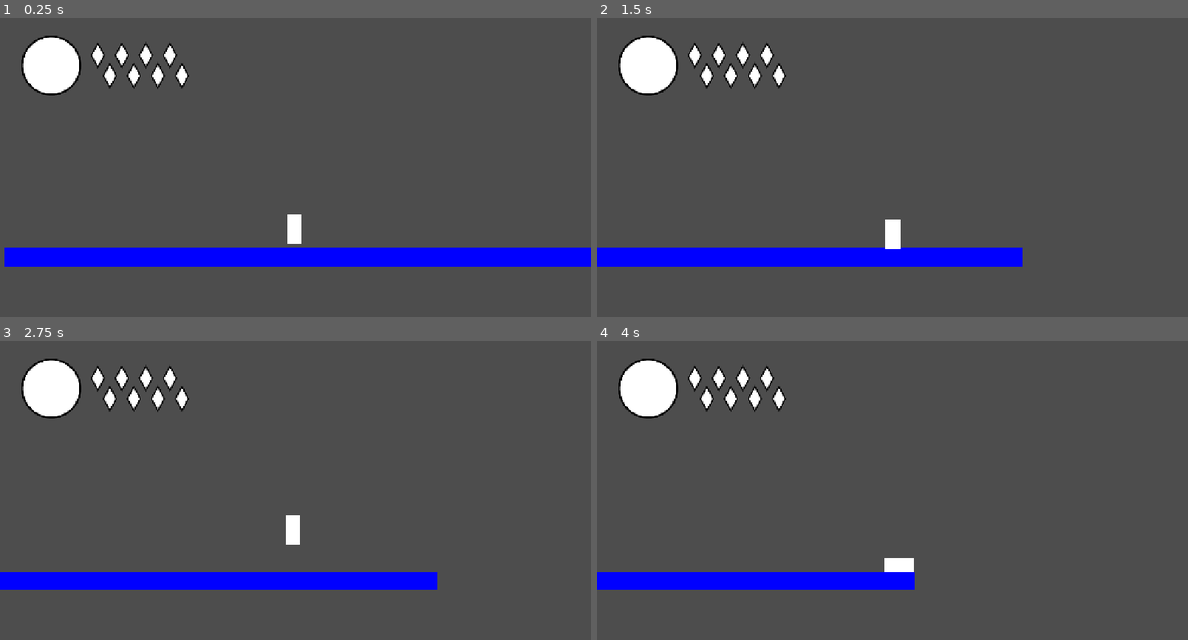
Above: before the commit, frames 1-4 (two rows, left to right).
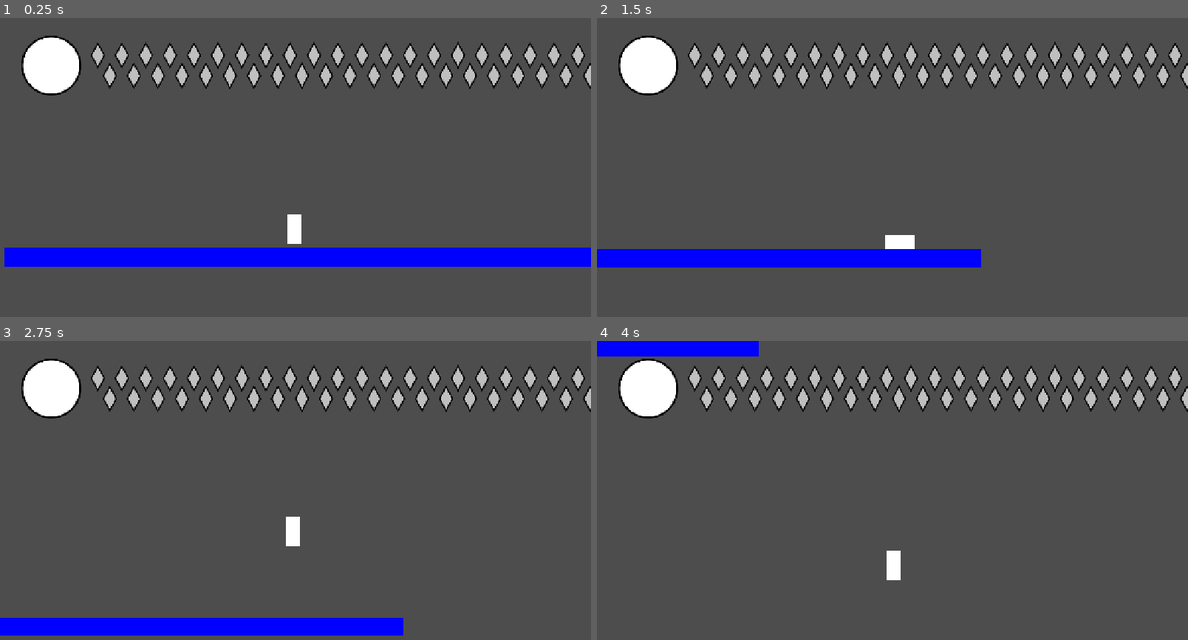
Above: after the commit, the same moments.

Repository: autonomouscrow/color-game
Game: Godot game, scene res://Scenes/Main.tscn
Two runs of this game, one before a commit and one after it. Both use one fixed random seed, a clock stepped at 60 frames per second and the inputs below.
Inputs:
- Up to frame 1 (0.25 s): no input
- Up to frame 2 (1.5 s): hold D (dash, bound only after the commit) 0.53-1.28 s; hold Right (move_right) from 0.53 s (still down); tap A (jump, bound only after the commit) at 0.77, 1.07 s; tap C (dash, bound only before the commit) at 0.8, 1.35 s
- Up to frame 3 (2.75 s): tap A (jump, bound only after the commit) at 1.52, 1.55, 1.82 s; release Right (move_right) at 2.03 s; hold Left (move_left) from 2.03 s (still down); hold A (jump, bound only after the commit) from 2.03 s (still down); tap Z (jump, bound only before the commit) at 2.3 s
- Up to frame 4 (4 s): release Left (move_left) at 2.78 s; release A (jump, bound only after the commit) at 2.78 s; hold Right (move_right) from 2.78 s (still down); tap Z (jump, bound only before the commit) at 2.85 s; tap A (jump, bound only after the commit) at 3.02, 3.32, 3.77 s; tap D (dash, bound only after the commit) at 3.05 s; hold D (dash, bound only after the commit) from 3.53 s (still down); tap C (dash, bound only before the commit) at 3.8 s

The runs differ from the first frame. In frame 1, 4.2% of the frame differs, in the area x 15-100%, y 7-24%; in frame 2, 5.4%; in frame 3, 13%, in the area x 0-100%, y 7-99%; in frame 4, 9.0%.

Commit message:
more slide functions

Diff:
--- a/Scenes/Hue.tscn
+++ b/Scenes/Hue.tscn
@@ -12,6 +12,7 @@
 
 [node name="Hitbox" type="CollisionShape2D" parent="." unique_id=736195284]
 shape = SubResource("RectangleShape2D_hb1x")
+debug_color = Color(0.6, 0.2, 1, 0.4)
 
 [node name="Color" type="ColorRect" parent="." unique_id=1592846307]
 offset_left = -16.0
--- a/Scripts/Hue.gd
+++ b/Scripts/Hue.gd
@@ -1,30 +1,71 @@
 extends CharacterBody2D
 
+@export_group("Walk")
 @export var speed := 300.0
+
+@export_group("Dash")
 @export var dash_speed := 600.0
 @export var dash_slowdown_time := 0.2
 @export var dash_turn_time := 0.3
+
+@export_group("Slide")
 @export var slide_friction := 200.0
 @export var slide_min_speed := 450.0
+## Friction never slows a slide below this; letting go of the arrows still stops it
+@export var slide_lowest_speed := 150.0
+## Hue's size while fully squished into a slide, as a fraction of its normal width and height
+@export var slide_squish_scale := Vector2(2.0, 0.5)
 @export var slide_squish_time := 0.1
 @export var slide_stop_time := 0.1
+
+@export_group("Jump")
 @export var gravity := 1800.0
 @export var max_fall_speed := 1000.0
 @export var jump_velocity := 800.0
-## Upward speed is multiplied by this when Z is released early, for shorter hops
+## Upward speed is multiplied by this when A is released early, for shorter hops
 @export var jump_release_cut := 0.5
-## Seconds after walking off a ledge that Z still jumps
+## Seconds after walking off a ledge that A still jumps
 @export var coyote_time := 0.1
-## Seconds before landing that a Z press is remembered and jumps on touchdown
+## Seconds before landing that an A press is remembered and jumps on touchdown
 @export var jump_buffer_time := 0.1
-## Seconds to unsquish when jumping out of a slide with Z
+## Seconds to unsquish when jumping out of a slide with A
 @export var slide_jump_unsquish_time := 0.05
-## Downward speed of the mid-air D slam
+
+@export_group("Slam")
+## Downward speed of the mid-air C slam
 @export var slam_speed := 2000.0
 ## Seconds to squish into a slide when a slam hits the ground
 @export var slam_squish_time := 0.05
+## Hue's size while squatting after a straight-down slam, as a fraction of its normal width and height
+@export var squat_scale := Vector2(1.0, 0.5)
 ## Seconds a straight-down slam stays squished before standing up, if no other input cuts it short
 @export var squat_hold_time := 0.2
+## Seconds for a squat to stretch forward into a slide when left or right is held
+@export var squat_to_slide_time := 0.1
+
+@export_group("Mental Health Crisis")
+## Seconds of holding Z for the first MP; each MP after takes crisis_mp_interval_factor times as long as the last
+@export var crisis_first_mp_time := 1.5
+@export var crisis_mp_interval_factor := 0.5
+## Hue's size while in a crisis, as a fraction of its normal width and height
+@export var crisis_shrink_scale := Vector2(0.8, 0.6)
+## Seconds to shrink when a crisis starts, and to grow back when it ends
+@export var crisis_shrink_time := 0.1
+## Seconds into the crisis that Hue explodes
+@export var crisis_explode_time := 2.999
+@export_subgroup("Shake")
+## Seconds into the crisis that Hue starts shaking
+@export var crisis_shake_start_time := 0.5
+## Higher values keep the shaking gentle for longer before it ramps up near the explosion
+@export var crisis_shake_ramp := 2.0
+## Seconds between shake jumps when shaking starts; shrinks to one jump per frame by the explosion
+@export var crisis_shake_start_interval := 0.15
+## How far the color rectangle can jump from the hitbox by the explosion, in multiples of Hue's size
+@export var crisis_shake_max_distance := 1.5
+
+@export_group("Display")
+## Color the true hitbox is drawn in, underneath the white color rectangle
+@export var hitbox_color := Color(0.6, 0.2, 1.0, 0.4)
 
 @export_group("Stats")
 @export var max_health := 100.0:
@@ -34,11 +75,11 @@
 @export var health := 100.0:
 	set(value):
 		health = clampf(value, 0.0, max_health)
-@export var max_mp := 8:
+@export var max_mp := 80:
 	set(value):
 		max_mp = maxi(value, 0)
 		mp = mini(mp, max_mp)
-@export var mp := 8:
+@export var mp := 0:
 	set(value):
 		mp = clampi(value, 0, max_mp)
 
@@ -66,12 +107,27 @@
 ## True for a slam that landed with no sideways speed: Hue squats to half height without widening
 var squatting := false
 var squat_timer := 0.0
+## How far Hue's squished shape is toward squat_scale (1) rather than slide_squish_scale (0)
+var squat_amount := 0.0
 var squish := 0.0
 var coyote_timer := 0.0
 var jump_buffer_timer := 0.0
 var hitbox_shape: RectangleShape2D
 var stand_size: Vector2
 var debug_mp_timer := 0.0
+var in_crisis := false
+## Z has to be released and pressed again after a crisis ends
+var crisis_locked := false
+var crisis_time := 0.0
+var crisis_next_mp_time := 0.0
+var crisis_mp_interval := 0.0
+var shake_timer := 0.0
+var shake_offset := Vector2.ZERO
+## Extra glitching copies of the color rectangle, one per MP gained this crisis
+var crisis_copies: Array[ColorRect] = []
+## 0 is normal size, 1 is fully shrunk into crisis_shrink_scale
+var crisis_shrink := 0.0
+var exploded := false
 
 func _ready() -> void:
 	# Own copy of the shape so resizing it doesn't affect other Hue instances
@@ -82,10 +138,43 @@
 func _physics_process(delta: float) -> void:
 	if debug_stat_keys:
 		_debug_stats(delta)
+	queue_redraw()
+	if exploded:
+		# Raising health again (Q debug key) brings Hue back
+		if health > 0:
+			exploded = false
+			color_rect.visible = true
+			crisis_locked = Input.is_action_pressed("crisis")
+		return
 	var direction := signf(Input.get_axis("move_left", "move_right"))
 	var dash_held := Input.is_action_pressed("dash")
 	if not dash_held:
 		dash_locked = false
+
+	var crisis_held := Input.is_action_pressed("crisis")
+	if not crisis_held:
+		crisis_locked = false
+	var other_input := direction != 0 or dash_held or Input.is_action_pressed("jump") or Input.is_action_pressed("slide")
+	if in_crisis and (not crisis_held or other_input or not is_on_floor()):
+		# Any other input breaks out of the crisis and then does its normal thing below
+		_end_crisis()
+	elif not in_crisis and crisis_held and not crisis_locked and not other_input and is_on_floor() and not sliding and not slamming and squish == 0:
+		in_crisis = true
+		dashing = false
+		crisis_time = 0.0
+		crisis_mp_interval = crisis_first_mp_time
+		crisis_next_mp_time = crisis_first_mp_time
+		shake_timer = 0.0
+	if in_crisis:
+		velocity.x = 0
+		crisis_shrink = move_toward(crisis_shrink, 1, delta / crisis_shrink_time)
+		_apply_squish()
+		_crisis(delta)
+		move_and_slide()
+		return
+	elif crisis_shrink > 0:
+		crisis_shrink = move_toward(crisis_shrink, 0, delta / crisis_shrink_time)
+		_apply_squish()
 
 	if is_on_floor():
 		coyote_timer = coyote_time
@@ -96,6 +185,7 @@
 				slide_direction = signf(velocity.x)
 			_start_slide(slam_squish_time)
 			squatting = velocity.x == 0
+			squat_amount = 1.0 if squatting else 0.0
 	else:
 		coyote_timer -= delta
 		if slamming:
@@ -113,7 +203,7 @@
 		velocity.y = -jump_velocity
 		jump_buffer_timer = 0
 		coyote_timer = 0
-	# Letting go of Z while still rising cuts the jump short
+	# Letting go of A while still rising cuts the jump short
 	if Input.is_action_just_released("jump") and velocity.y < 0:
 		velocity.y *= jump_release_cut
 
@@ -142,7 +232,7 @@
 		move_and_slide()
 		return
 
-	# Start a dash, or snap back to full dash speed if C is pressed again mid-slowdown
+	# Start a dash, or snap back to full dash speed if D is pressed again mid-slowdown
 	if dash_held and direction != 0 and not dashing and not dash_locked:
 		dashing = true
 		dash_direction = direction
@@ -159,7 +249,7 @@
 		if signf(velocity.x) == target_direction:
 			dash_direction = target_direction
 	elif dashing:
-		# C released: slow to walking speed, or to a stop if no arrows are held, over dash_slowdown_time
+		# D released: slow to walking speed, or to a stop if no arrows are held, over dash_slowdown_time
 		var target_speed := direction * speed
 		var slowdown_rate := (dash_speed - absf(target_speed)) / dash_slowdown_time
 		velocity.x = move_toward(velocity.x, target_speed, slowdown_rate * delta)
@@ -175,11 +265,12 @@
 	slide_squish_duration = squish_time
 	squatting = false
 	squat_timer = 0.0
+	squat_amount = 0.0
 	dashing = false
 
 func _jump_out_of_slide(dash_held: bool) -> void:
 	sliding = false
-	# Leftover slide speed above walking speed eases off like the end of a dash; C held through the slide doesn't dash
+	# Leftover slide speed above walking speed eases off like the end of a dash; D held through the slide doesn't dash
 	if absf(velocity.x) > speed:
 		dashing = true
 		dash_direction = signf(velocity.x)
@@ -187,12 +278,19 @@
 
 func _slide(direction: float, delta: float) -> void:
 	if squatting:
-		# Arrows or C during a squat stand Hue straight up and hand control back (Z is handled by the jump)
-		if direction != 0 or Input.is_action_just_pressed("dash"):
+		# D during a squat stands Hue straight up and hands control back (A is handled by the jump)
+		if Input.is_action_just_pressed("dash"):
 			sliding = false
 			return
+		if direction != 0:
+			# Left or right turns the squat into a slowest-speed slide that way; the shape stretches forward below
+			squatting = false
+			slide_stopping = false
+			slide_direction = direction
+			slide_squish_duration = squat_to_slide_time
+			velocity.x = direction * slide_lowest_speed
 		# Otherwise squish all the way down, hold for squat_hold_time, then stand up over slide_squish_time
-		if not slide_stopping:
+		elif not slide_stopping:
 			squish = move_toward(squish, 1, delta / slide_squish_duration)
 			if squish == 1:
 				squat_timer += delta
@@ -201,6 +299,8 @@
 					slide_stop_rate = 0.0
 			_apply_squish()
 			return
+	else:
+		squat_amount = move_toward(squat_amount, 0, delta / squat_to_slide_time)
 	# Letting go of the arrows or running out of speed ends the slide: stop over slide_stop_time and unsquish
 	if (direction == 0 or velocity.x == 0) and not slide_stopping:
 		slide_stopping = true
@@ -210,23 +310,81 @@
 		squish = move_toward(squish, 0, delta / slide_squish_time)
 		if velocity.x == 0 and squish == 0:
 			sliding = false
-			# C held through the slide doesn't dash on getting up; it has to be pressed again
+			# D held through the slide doesn't dash on getting up; it has to be pressed again
 			dash_locked = Input.is_action_pressed("dash")
 	else:
-		velocity.x = move_toward(velocity.x, 0, slide_friction * delta)
+		velocity.x = move_toward(velocity.x, slide_direction * slide_lowest_speed, slide_friction * delta)
 		squish = move_toward(squish, 1, delta / slide_squish_duration)
 	_apply_squish()
 
 func _apply_squish() -> void:
-	var squished_width := stand_size.x if squatting else stand_size.x * 2
-	var size := stand_size.lerp(Vector2(squished_width, stand_size.y / 2), squish)
+	var squish_scale := slide_squish_scale.lerp(squat_scale, squat_amount)
+	var squish_size := stand_size * Vector2.ONE.lerp(squish_scale, squish)
+	var size := squish_size * Vector2.ONE.lerp(crisis_shrink_scale, crisis_shrink)
 	hitbox_shape.size = size
 	# Keep the bottom edge in place so Hue squishes down instead of shrinking toward its center
 	hitbox.position.y = (stand_size.y - size.y) / 2
 	# Keep the back edge in place so Hue only stretches forward, and pulls the front back when getting up
-	hitbox.position.x = slide_direction * (size.x - stand_size.x) / 2
+	# (the crisis shrink stays centered)
+	hitbox.position.x = slide_direction * (squish_size.x - stand_size.x) / 2
 	color_rect.size = size
-	color_rect.position = hitbox.position - size / 2
+	color_rect.position = hitbox.position - size / 2 + shake_offset
+
+func _draw() -> void:
+	if not exploded:
+		draw_rect(Rect2(hitbox.position - hitbox_shape.size / 2, hitbox_shape.size), hitbox_color)
+
+func _crisis(delta: float) -> void:
+	crisis_time += delta
+	# MP comes in faster and faster: 1.5s, then 0.75s more, then 0.375s more...
+	while crisis_time >= crisis_next_mp_time and crisis_next_mp_time < crisis_explode_time and crisis_mp_interval > 0:
+		mp += 1
+		_add_crisis_copy()
+		crisis_mp_interval *= crisis_mp_interval_factor
+		crisis_next_mp_time += crisis_mp_interval
+	if crisis_time >= crisis_explode_time:
+		_explode()
+		return
+	if crisis_time >= crisis_shake_start_time:
+		# Shake jumps get more frequent and farther apart as the explosion nears
+		var progress := pow(inverse_lerp(crisis_shake_start_time, crisis_explode_time, crisis_time), crisis_shake_ramp)
+		shake_timer -= delta
+		if shake_timer <= 0:
+			shake_timer = lerpf(crisis_shake_start_interval, 0.0, progress)
+			var reach := stand_size * crisis_shake_max_distance * progress
+			shake_offset = Vector2(randf_range(-reach.x, reach.x), randf_range(-reach.y, reach.y))
+			_apply_squish()
+			# Each copy jumps to its own spot around the hitbox
+			for copy in crisis_copies:
+				var copy_offset := Vector2(randf_range(-reach.x, reach.x), randf_range(-reach.y, reach.y))
+				copy.position = hitbox.position - copy.size / 2 + copy_offset
+
+func _add_crisis_copy() -> void:
+	var copy := ColorRect.new()
+	copy.color = color_rect.color
+	copy.size = color_rect.size
+	copy.position = color_rect.position
+	add_child(copy)
+	crisis_copies.append(copy)
+
+func _end_crisis() -> void:
+	in_crisis = false
+	crisis_locked = Input.is_action_pressed("crisis")
+	shake_offset = Vector2.ZERO
+	for copy in crisis_copies:
+		copy.queue_free()
+	crisis_copies.clear()
+	_apply_squish()
+
+func _explode() -> void:
+	_end_crisis()
+	exploded = true
+	crisis_shrink = 0.0
+	_apply_squish()
+	health = 0
+	velocity = Vector2.ZERO
+	# Hue simply vanishes; _draw stops drawing the hitbox too
+	color_rect.visible = false
 
 func _debug_stats(delta: float) -> void:
 	var health_direction := float(Input.is_physical_key_pressed(KEY_Q)) - float(Input.is_physical_key_pressed(KEY_W))
--- a/project.godot
+++ b/project.godot
@@ -40,15 +40,20 @@
 }
 dash={
 "deadzone": 0.2,
-"events": [Object(InputEventKey,"resource_local_to_scene":fa …(141 unchanged characters)… ":false,"keycode":0,"physical_keycode":67,"key_label":0,"unicode":0,"location":0,"echo":false,"script":null)
+"events": [Object(InputEventKey,"resource_local_to_scene":fa …(141 unchanged characters)… ":false,"keycode":0,"physical_keycode":68,"key_label":0,"unicode":0,"location":0,"echo":false,"script":null)
 ]
 }
 slide={
 "deadzone": 0.2,
-"events": [Object(InputEventKey,"resource_local_to_scene":fa …(141 unchanged characters)… ":false,"keycode":0,"physical_keycode":68,"key_label":0,"unicode":0,"location":0,"echo":false,"script":null)
+"events": [Object(InputEventKey,"resource_local_to_scene":fa …(141 unchanged characters)… ":false,"keycode":0,"physical_keycode":67,"key_label":0,"unicode":0,"location":0,"echo":false,"script":null)
 ]
 }
 jump={
+"deadzone": 0.2,
+"events": [Object(InputEventKey,"resource_local_to_scene":false,"resource_name":"","device":-1,"window_id":0,"alt_pressed":false,"shift_pressed":false,"ctrl_pressed":false,"meta_pressed":false,"pressed":false,"keycode":0,"physical_keycode":65,"key_label":0,"unicode":0,"location":0,"echo":false,"script":null)
+]
+}
+crisis={
 "deadzone": 0.2,
 "events": [Object(InputEventKey,"resource_local_to_scene":false,"resource_name":"","device":-1,"window_id":0,"alt_press …(190 unchanged characters)…
 ]
